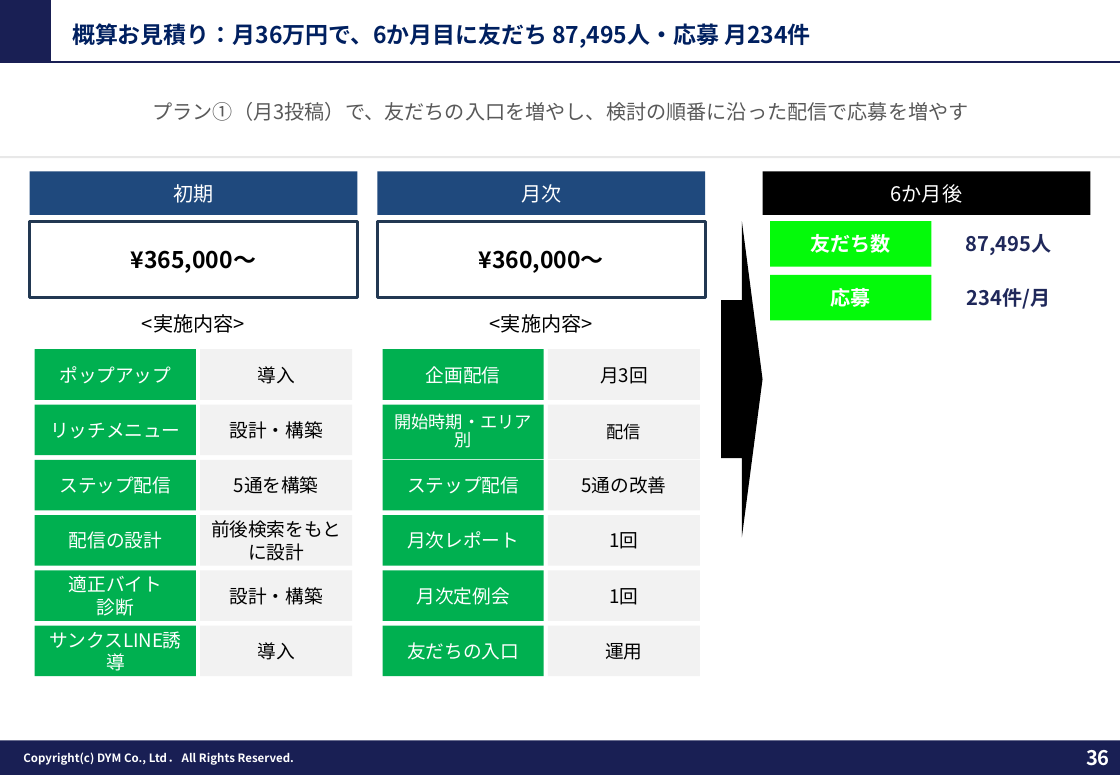
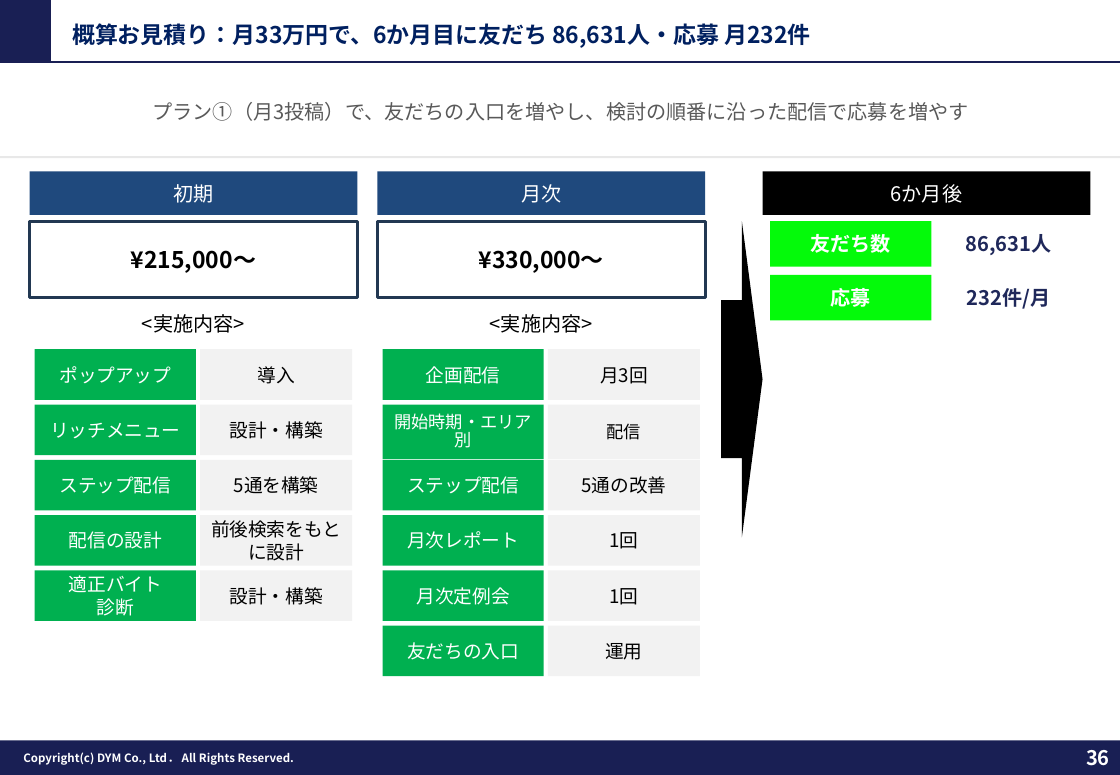
Before and after one commit to tonomura-r-dev/folder, a slide deck: slide 36 of 202610_株式会社ワクトリ御中_LINE公式アカウント運用のご提案_v2.pptx. Drawn at 1120x775 pixels with LibreOffice and Linux fonts; fonts in the diff are those of the drawing; background and template pictures are left out. Boxes give left, top, right and bottom in pixels: in the first picture for what was removed or moved away, otherwise in the second. Text is boxed around its words. In the diff, an @@ line names an element or a change of style, - is before the commit and + after.

```diff
--- a/202610_株式会社ワクトリ御中_LINE公式アカウント運用のご提案_v2.pptx
+++ b/202610_株式会社ワクトリ御中_LINE公式アカウント運用のご提案_v2.pptx
@@ text at (72, 23, 811, 48): text changed @@
-概算お見積り：月36万円で、6か月目に友だち 87,495人・応募 月234件
+概算お見積り：月33万円で、6か月目に友だち 86,631人・応募 月232件
@@ text at (965, 234, 1051, 255): text changed @@
-87,495人
+86,631人
@@ text in rectangle at (131, 250, 256, 273): text changed @@
-¥365,000〜
+¥215,000〜
@@ text in rectangle at (479, 250, 604, 273): text changed @@
-¥360,000〜
+¥330,000〜
@@ text at (967, 288, 1051, 309): text changed @@
-234件/月
+232件/月
@@ rectangle removed at (35, 627, 196, 677) @@
-サンクスLINE誘導
@@ rectangle removed at (201, 627, 353, 677) @@
-導入
```
Also in this commit, not shown: 2 other slides changed, 7 other files.
